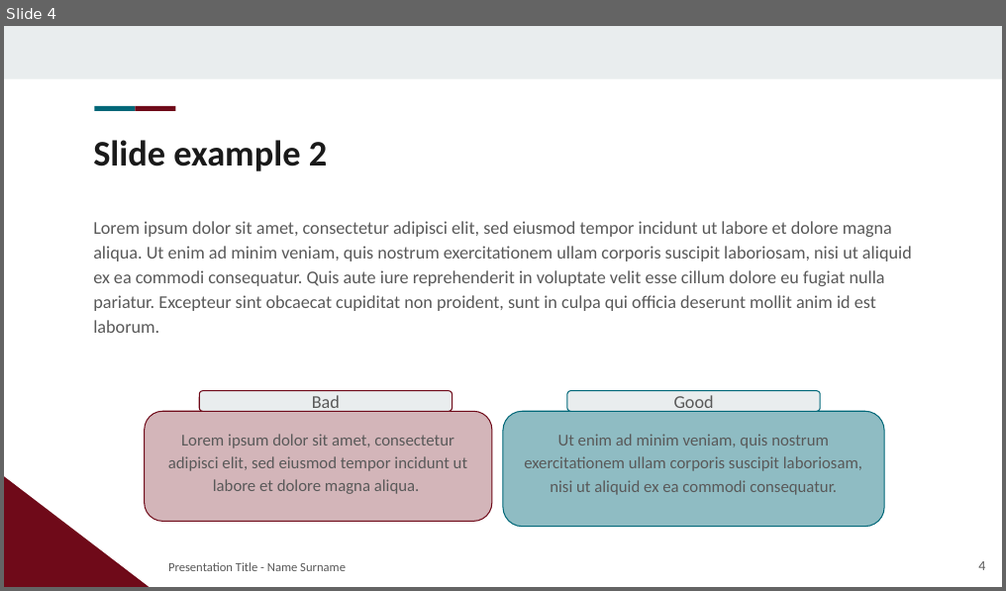
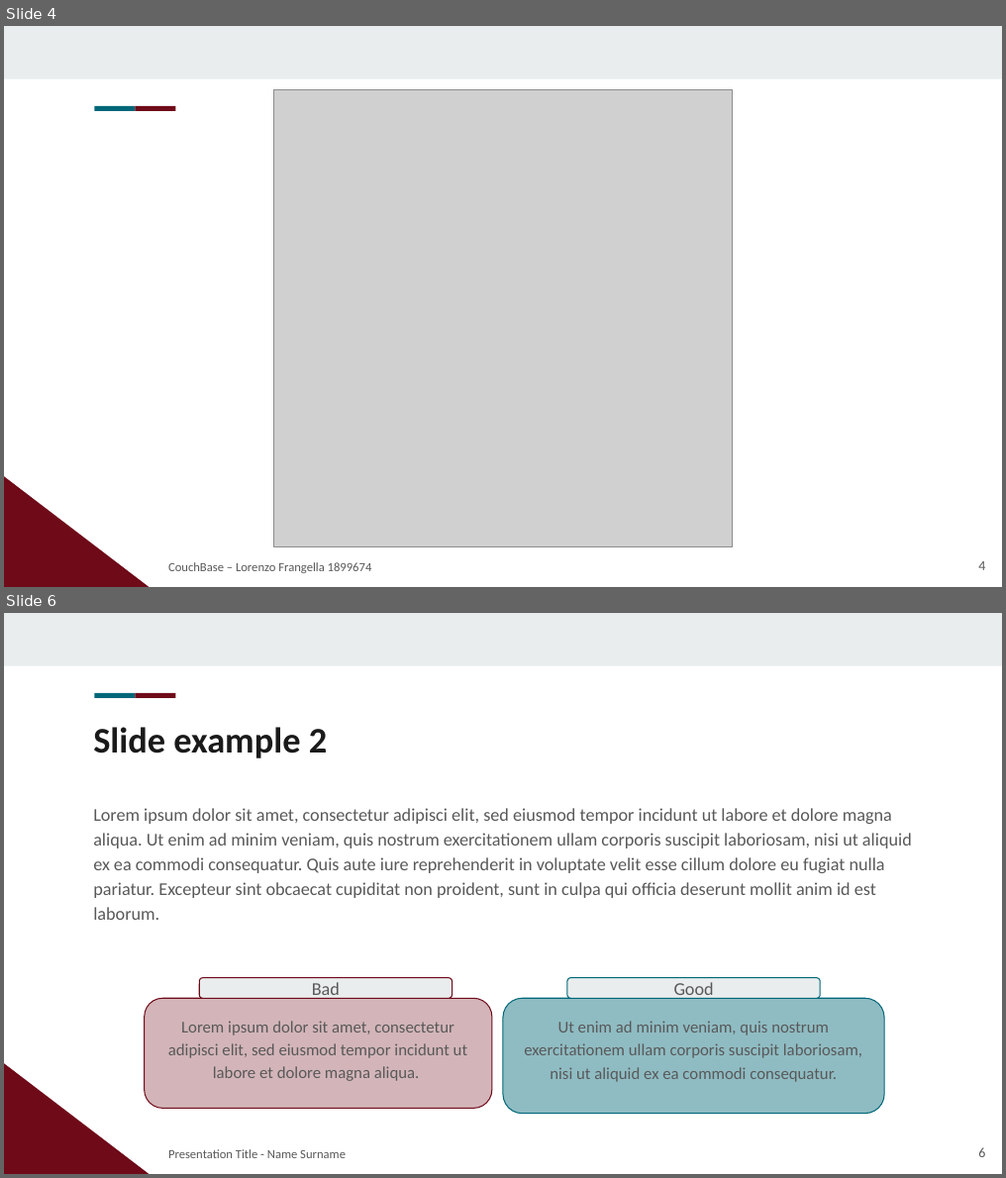
Before and after one commit to LorenzoFrangella/large-scale-data-management, a slide deck: large-scale-dm.pptx. Shown one above the other, each under a label of ours: slide 4 before the commit, slides 4 and 6 after it; the slides between them are not shown. The pictures are 1006x591 and 1006x1178 pixels, drawn with LibreOffice and Linux fonts; fonts in the diff are those of the drawing; grey boxes stand for pictures; background and template pictures are left out. Boxes give left, top, right and bottom in pixels: in the first picture for what was removed or moved away, otherwise in the second. Text is boxed around its words. In the diff, an @@ line names an element or a change of style, - is before the commit and + after.

Commit message:
images powerpoint

```diff
--- a/large-scale-dm.pptx
+++ b/large-scale-dm.pptx
@@ slide 4 added at (x1=4, y1=26, x2=1002, y2=587), background #FFFFFF; not listed: 4 template elements that a slide beside it also shows @@
@@ picture added at (x1=274, y1=90, x2=733, y2=548) @@
@@ subtitle added at (x1=168, y1=563, x2=372, y2=573), 9 pt, text #595959 @@
+CouchBase – Lorenzo Frangella 1899674
@@ page number added at (x1=978, y1=562, x2=985, y2=570), 10 pt, text #595959 @@
+4
@@ what was slide 4 is now slide 6 @@
@@ page number at (x1=978, y1=1148, x2=985, y2=1157): text changed @@
-4
+6
```
Also in this commit, not shown: 2 slides changed, 2 other slides added, 1 slide removed, 10 other files.
